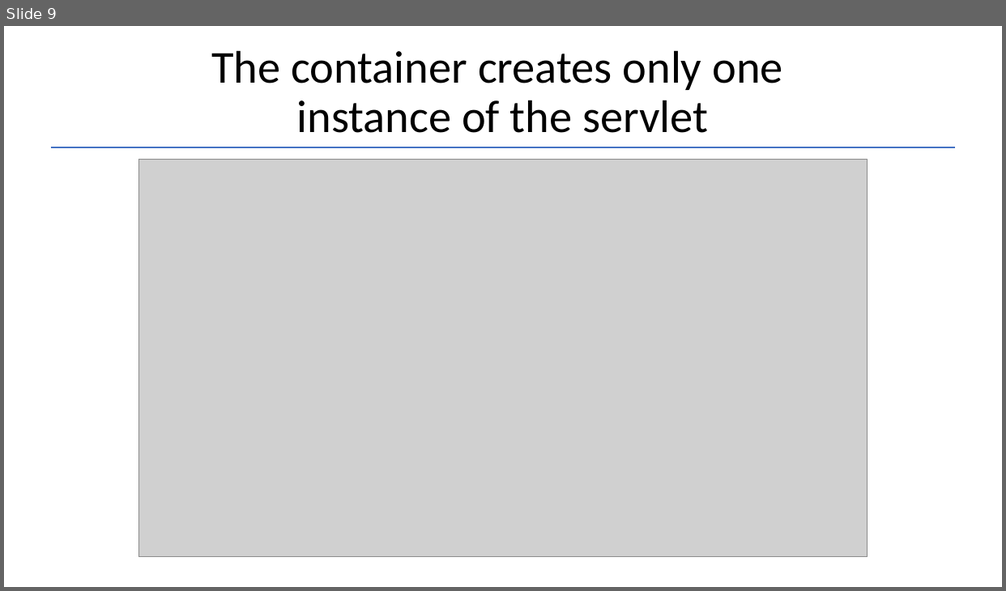
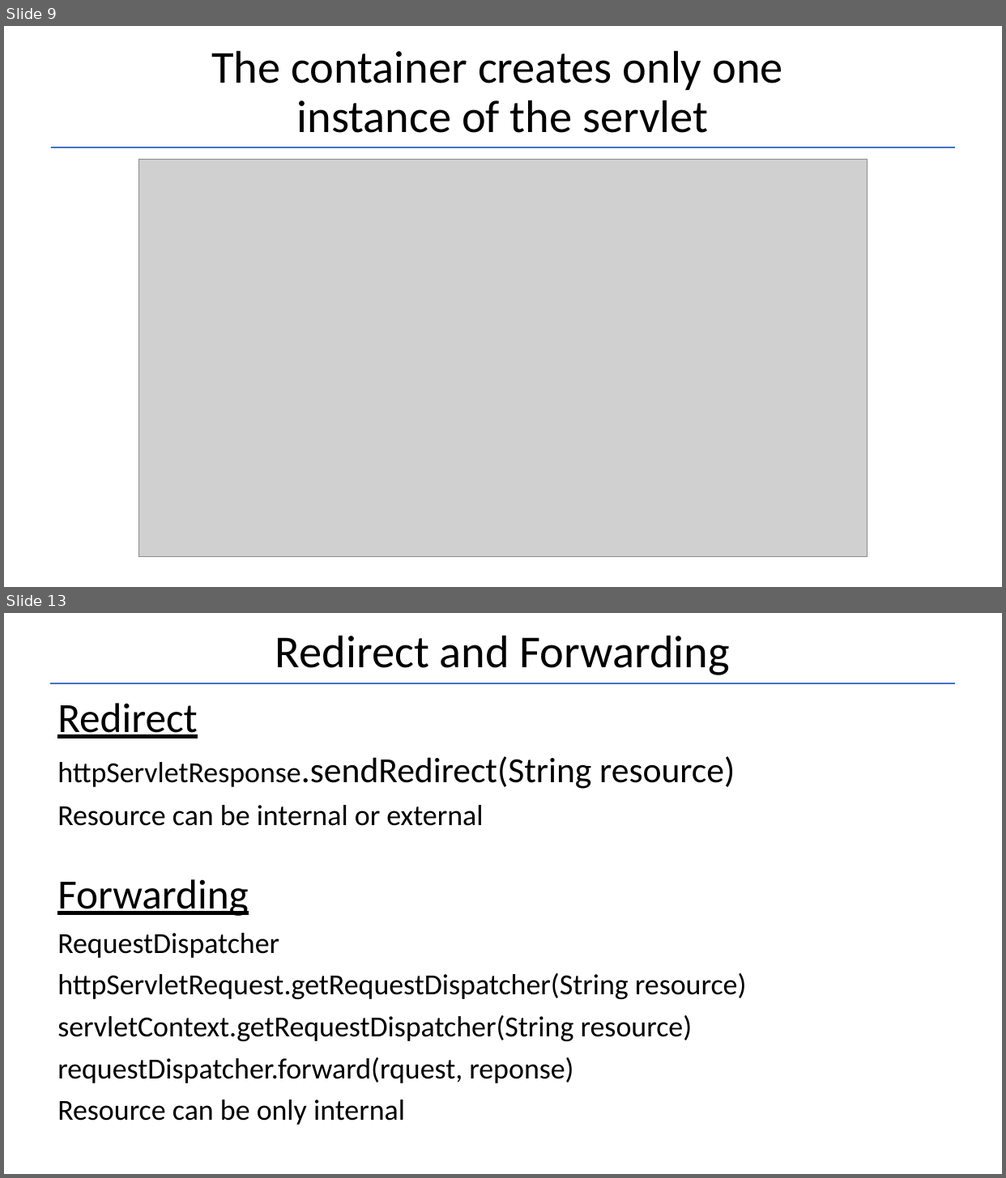
Before and after one commit to Garnik94/Levelup_presentations, a slide deck: Servlet/Servlet_Presentation.pptx. Shown one above the other, each under a label of ours: slide 9 before the commit, slides 9 and 13 after it; the slides between them are not shown. The pictures are 1006x591 and 1006x1178 pixels, drawn with LibreOffice and Linux fonts; fonts in the diff are those of the drawing; grey boxes stand for pictures. Boxes give left, top, right and bottom in pixels: in the first picture for what was removed or moved away, otherwise in the second. Text is boxed around its words. In the diff, an @@ line names an element or a change of style, - is before the commit and + after.

```diff
--- a/Servlet/Servlet_Presentation.pptx
+++ b/Servlet/Servlet_Presentation.pptx
@@ slide 13 added at [4,613,1002,1174], background #FFFFFF @@
@@ title added at [275,635,730,675], 44 pt, text #000000 @@
+Redirect and Forwarding
@@ line added from (50, 683) to (956, 683), #4472C4 1.5 pt @@
@@ text added at [57,703,747,1125], 28 pt, text #000000 @@
+Redirect
+httpServletResponse.sendRedirect(String resource)
+Resource can be internal or external
+Forwarding
+RequestDispatcher
+httpServletRequest.getRequestDispatcher(String resource)
+servletContext.getRequestDispatcher(String resource)
+requestDispatcher.forward(rquest, reponse)
+Resource can be only internal
```
Also in this commit, not shown: 4 slides changed, 3 other slides added, 4 other files.
